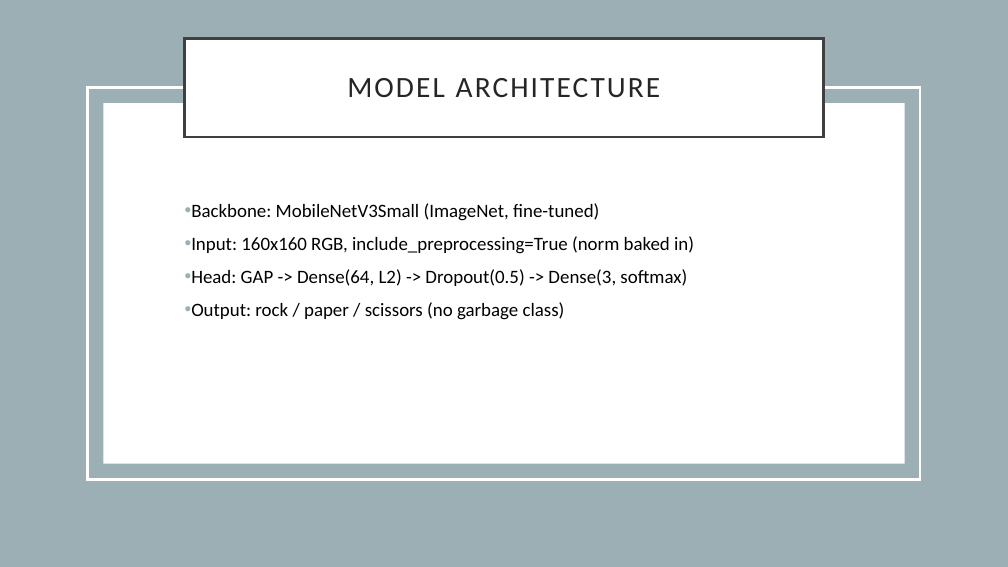
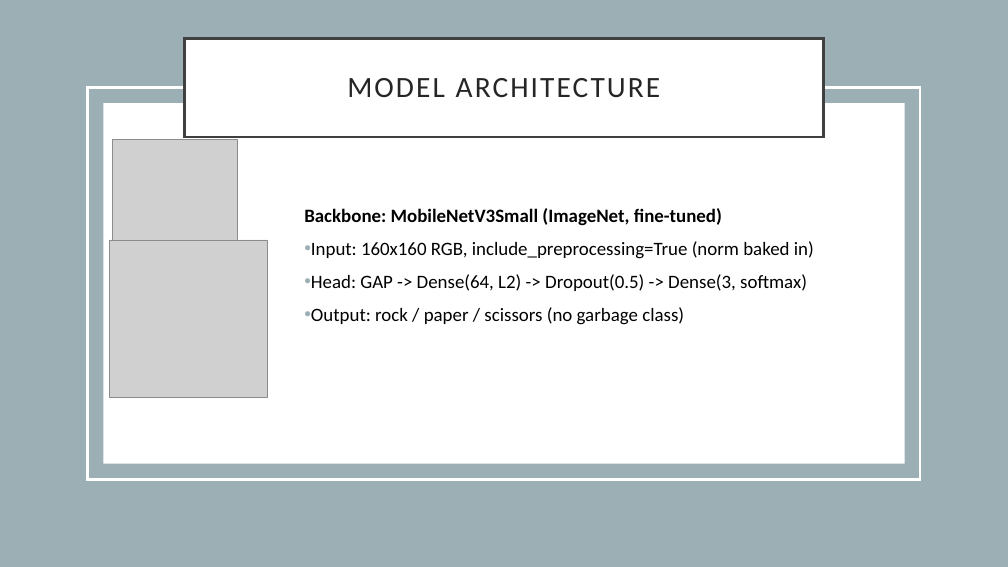
Before and after one commit to andreasranzmaier/EAI_Rock_Paper_Lose, a slide deck: slide 6 of presentation.pptx (slide 5 before the commit). Drawn at 1008x567 pixels with LibreOffice and Linux fonts; fonts in the diff are those of the drawing; grey boxes stand for pictures. Boxes give left, top, right and bottom in pixels: in the first picture for what was removed or moved away, otherwise in the second. Text is boxed around its words. In the diff, an @@ line names an element or a change of style, - is before the commit and + after.

```diff
--- a/presentation.pptx
+++ b/presentation.pptx
@@ picture added at bbox=[113, 140, 237, 250] @@
@@ text "Backbone: MobileNetV3Small (ImageNet, fine-tuned)": place and size @@
-text "Backbone: MobileNetV3Small (ImageNet, fine-tuned)" at bbox=[191, 203, 694, 320]
+text "Backbone: MobileNetV3Small (ImageNet, fine-tuned)" at bbox=[304, 208, 814, 325]
@@ text at bbox=[304, 208, 722, 226]: bold on in "Backbone: MobileNetV3Small (ImageNet, fine-tuned)"; bullet • to none @@
@@ picture added at bbox=[110, 240, 267, 397] @@
```
Also in this commit, not shown: 7 other slides changed, 2 slides added, 1 other file.
